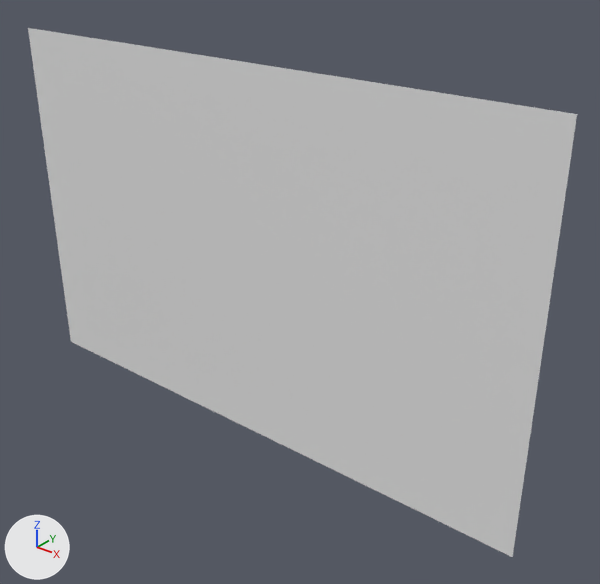
One commit to the OBJ model Assets/Tiled2Unity/Meshes/Desert Level 1.obj: the scene before it, then after it.
One viewpoint serves both versions: a 50 mm camera at (2792.0, -9009.0, -966.0) aimed at (-4743.0, 409.0, -6806.0). Every picture has the same lights, and +X, +Y and +Z are marked at lower left. Where no turn or scale is listed for an object, it has been applied to the vertices.

Names of what the first picture shows: 'Desert Level 1'.
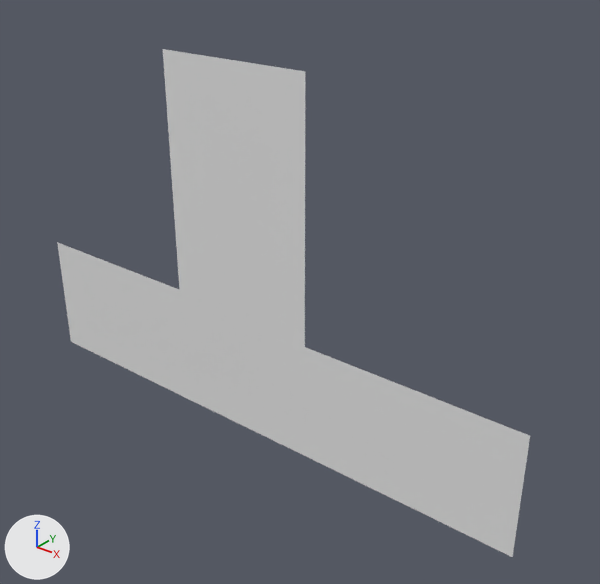
Boxes (x1, y1, x2, y2) around the edits, measured in the pictures (600 x 584 px):
'Desert Level 1', reshaped (14% narrower)
    before: (28, 28, 577, 557)
    after: (57, 49, 530, 557)
part 1 of me_desert_level_1, deleted
    before: (305, 71, 577, 436)
part 2 of me_desert_level_1, deleted
    before: (28, 28, 179, 289)

Patch to the scene script:
```diff
--- a/Assets/Tiled2Unity/Meshes/Desert Level 1.obj.py
+++ b/Assets/Tiled2Unity/Meshes/Desert Level 1.obj.py
@@ me_desert_level_1 @@
 # used by ob_desert_level_1; location = (0.0, 0.0, 0.0)
-me_desert_level_1.from_pydata(...)  # 63717 vertices, 63200 faces; spans x -10624.0..-512.0, y 0.0, z -9600.0..-3200.0
+me_desert_level_1.from_pydata(...)  # 33710 vertices, 33193 faces; spans x -10624.0..-512.0, y 0.0, z -9600.0..-3200.0
+# me_desert_level_1 part 1: 15946 vertices removed from x -4288.0..-512.0, y 0.0, z -7456.0..-3200.0
+# me_desert_level_1 part 2: 14061 vertices removed from x -10624.0..-7168.0, y 0.0, z -7296.0..-3200.0
```
